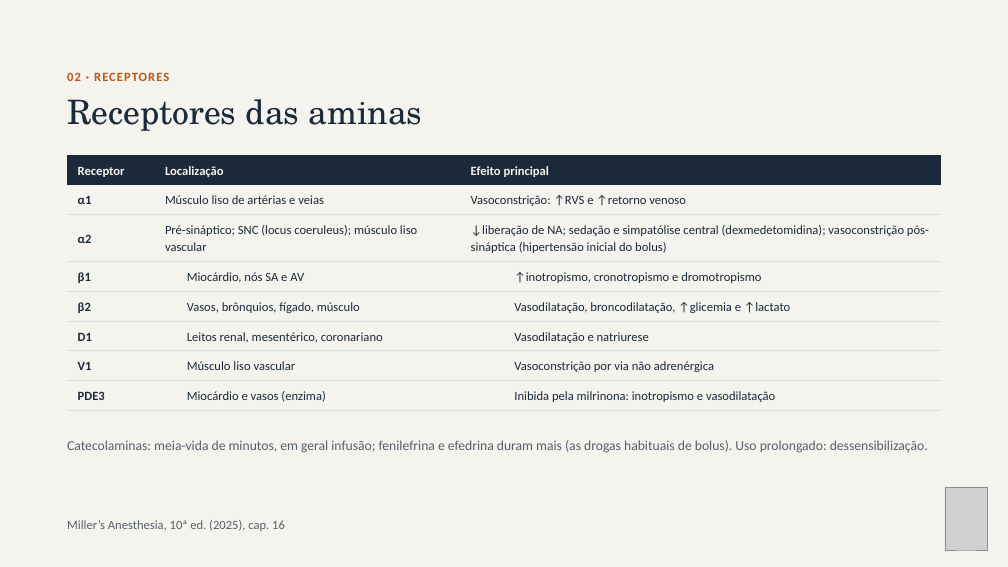
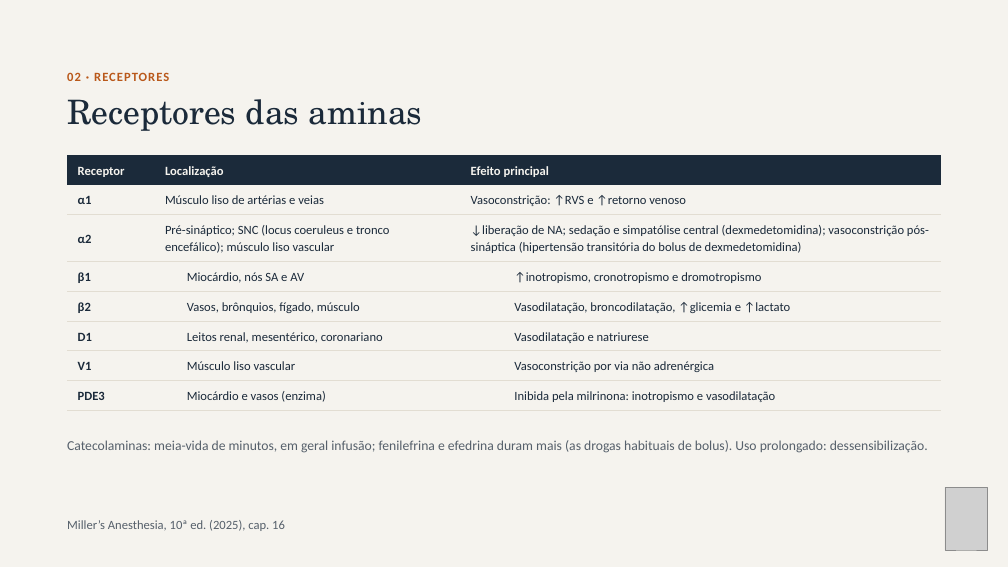
Before and after one commit to brunomoraesdubois-bit/Bruno, a slide deck: slide 6 of apresentacao/Aminas_Vasoativas.pptx. Drawn at 1008x567 pixels with LibreOffice and Linux fonts; fonts in the diff are those of the drawing; grey boxes stand for pictures. Boxes give left, top, right and bottom in pixels: in the first picture for what was removed or moved away, otherwise in the second. Text is boxed around its words. In the diff, an @@ line names an element or a change of style, - is before the commit and + after.

```diff
--- a/apresentacao/Aminas_Vasoativas.pptx
+++ b/apresentacao/Aminas_Vasoativas.pptx
@@ table at box(67, 156, 941, 257) @@
-row 3, column 2: Pré-sináptico; SNC (locus coeruleus); músculo liso vascular
+row 3, column 2: Pré-sináptico; SNC (locus coeruleus e tronco encefálico); músculo liso vascular
-row 3, column 3: ↓liberação de NA; sedação e simpatólise central (dexmedetomidina); vasoconstrição pós-sináptica (hipertensão inicial do bolus)
+row 3, column 3: ↓liberação de NA; sedação e simpatólise central (dexmedetomidina); vasoconstrição pós-sináptica (hipertensão transitória do bolus de dexmedetomidina)
```
Also in this commit, not shown: 8 other slides changed, 20 other files.
